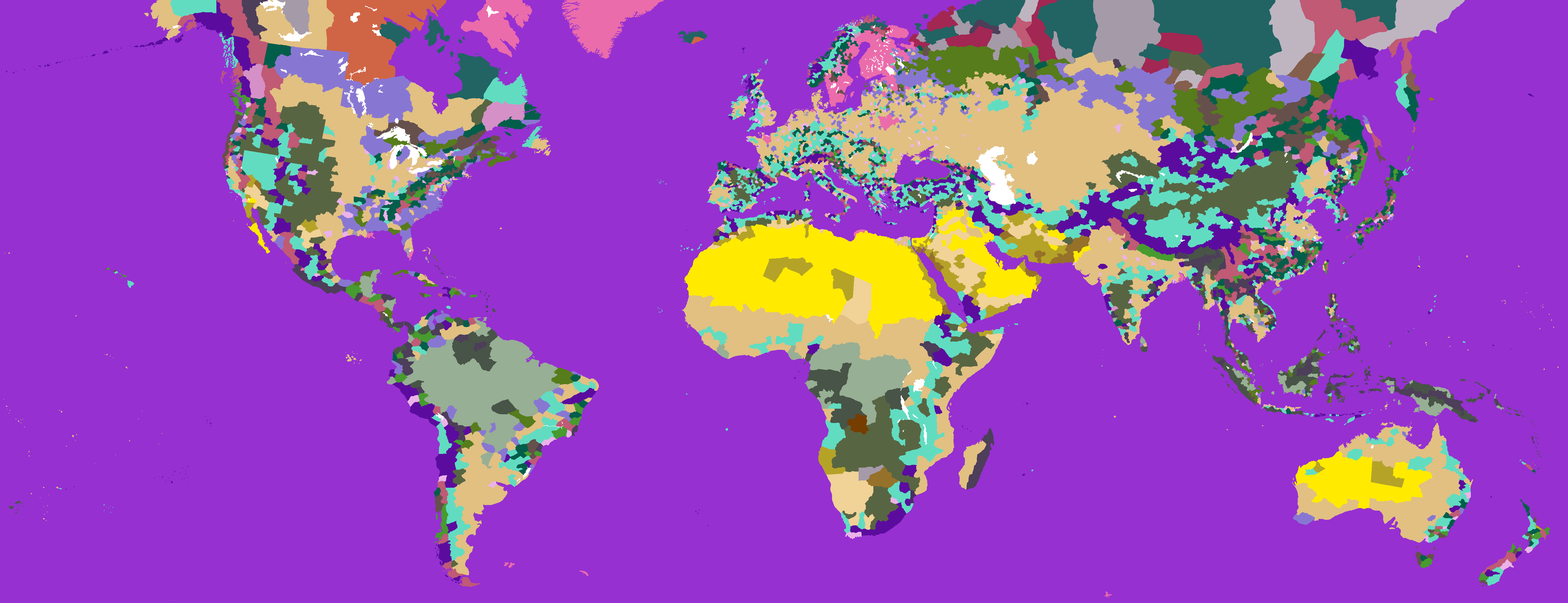
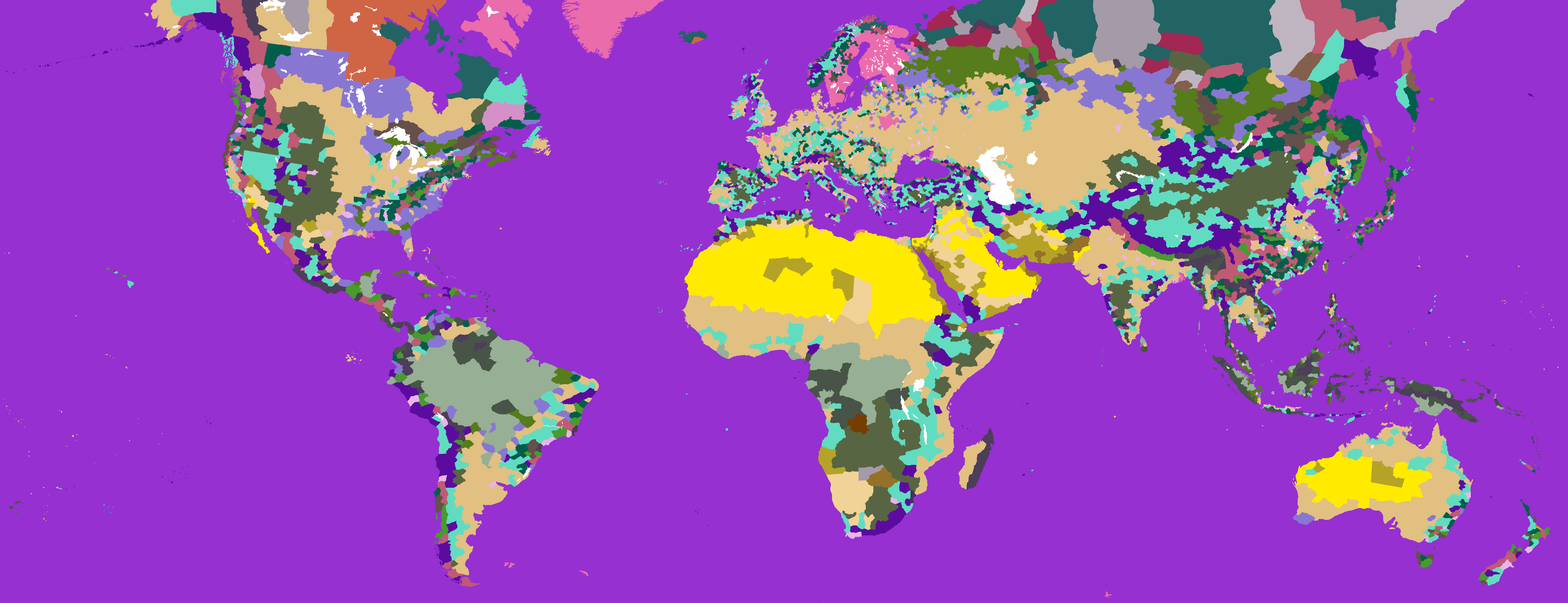
Comparing the layer stacks of the two (1568, 603) images. Changes:
painted on "terrain — flat colormap kopia.bmp" over (x1=813, y1=27, x2=946, y2=160)
